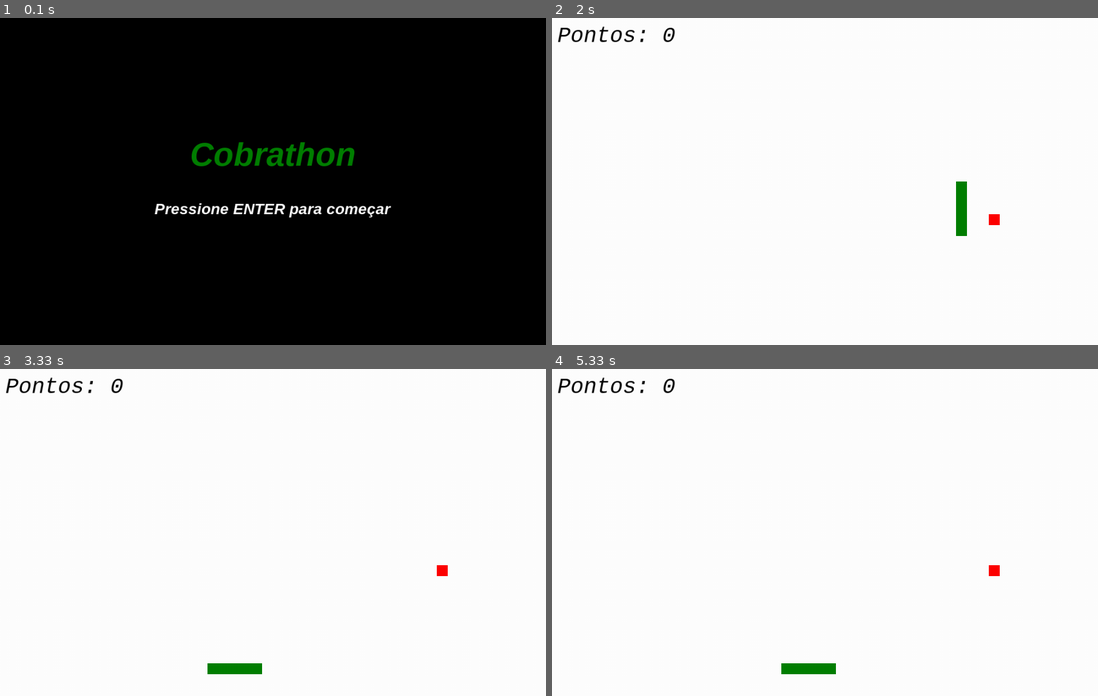
Above: before the commit, frames 1-4 (two rows, left to right).
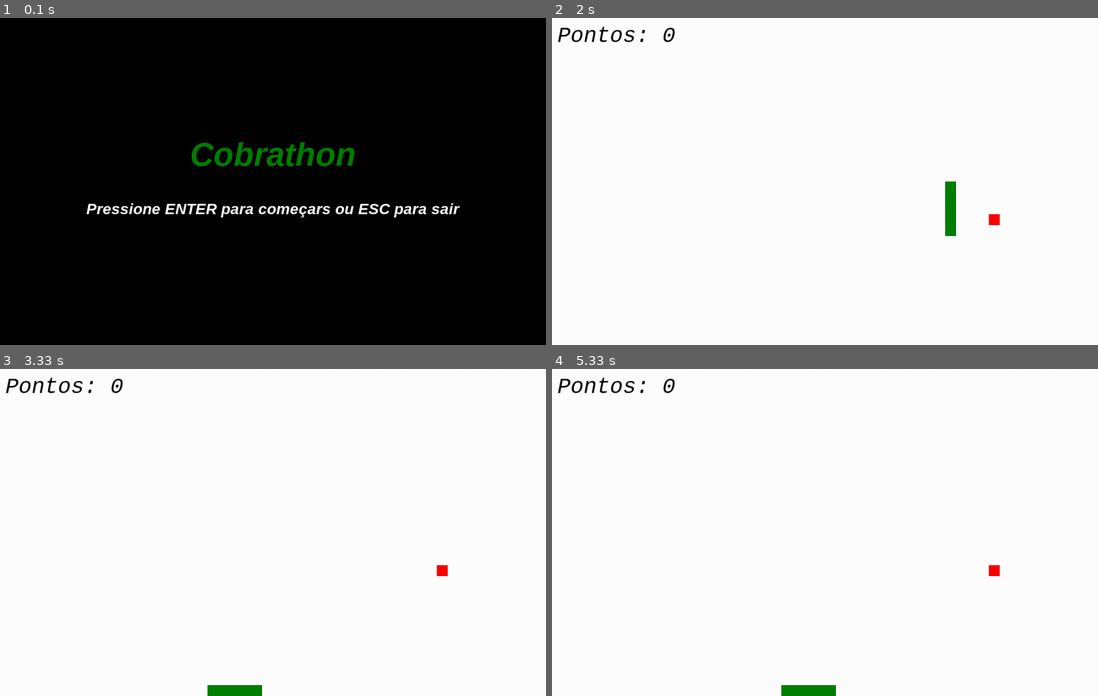
Above: after the commit, the same moments.

Repository: pereira-dc/projeto_pygamed
Game: pygame game, started from teste_cobra.py
The game is run twice, just before and just after one commit, with the same random seed, the same clock (stepped at 60 frames per second) and the same inputs.
Inputs:
- Up to frame 1 (0.1 s): no input
- Up to frame 2 (2 s): tap Enter at 0.33 s; hold W 0.67-1.2 s; hold Left 0.67-1.2 s; hold R 1.23-1.77 s; hold Left 1.23-1.77 s; tap S at 1.8 s
- Up to frame 3 (3.33 s): hold Left 2.13-2.67 s; hold Down 2.7-3 s; hold Left from 3.03 s (still down)
- Up to frame 4 (5.33 s): release Left at 3.43 s; hold Up 3.47-3.83 s; hold Right 3.87-4.5 s; hold Down 4.53-4.9 s; hold Left from 4.93 s (still down)

The runs differ from the first frame. In frame 1, 1.3% of the frame differs, in the area x 15-85%, y 56-62%; in frame 2, 0.7%; in frame 3, 0.7%; in frame 4, 0.7%.

Commit message:
Update teste_cobra.py
alterações de alonso + adição do uso da tecla esc

Diff:
--- a/teste_cobra.py
+++ b/teste_cobra.py
@@ -10,32 +10,47 @@
     fonte_instrucao = pygame.font.SysFont('Arial', 28, True, True)
 
     texto_titulo = fonte_titulo.render("Cobrathon", True, cores.verde)
-    texto_instrucao = fonte_instrucao.render("Pressione ENTER para começar", True, cores.branco)
+    texto_instrucao = fonte_instrucao.render("Pressione ENTER para começars ou ESC para sair", True, cores.branco)
 
     ret_titulo = texto_titulo.get_rect(center=(largura//2, altura//2 - 50))
     ret_instrucao = texto_instrucao.get_rect(center=(largura//2, altura//2 + 50))
 
     tela.blit(texto_titulo, ret_titulo)
     tela.blit(texto_instrucao, ret_instrucao)
-    pygame.display.update()
+    som_inicial = pygame.mixer.Sound('echoesofeternitymix.ogg')
+    som_inicial.play(-1)
+
+
+    pisca = 500
 
     esperando = True
     while esperando:
+        tela.fill(cores.preto)
+        tela.blit(texto_instrucao, ret_instrucao)
+
         for event in pygame.event.get():
             if event.type == QUIT:
+                som_inicial.stop()
                 pygame.quit()
                 sys.exit()
             elif event.type == KEYDOWN:
                 if event.key == K_RETURN:  # Enter para iniciar
+                    som_inicial.stop()
                     esperando = False
+
+        tempo = pygame.time.get_ticks()
+        if (tempo % (pisca * 2)) < pisca: # tempo % 1000 < pisca(500): Retorna a mensagem, caso contrário, some.
+            tela.blit(texto_titulo, ret_titulo) # Desenha a mensagem na tela
+        pygame.display.update()
 
 def gerar_comida():
     comida_x = random.randrange(0, largura - tam_quadrado, tam_quadrado)
     comida_y = random.randrange(0, altura - tam_quadrado, tam_quadrado)
     return comida_x, comida_y
 
+
 def draw_comida(tela, comida_x, comida_y):
-    pygame.draw.rect(tela, cores.vermelho, (comida_x, comida_y, tam_quadrado, tam_quadrado))
+        pygame.draw.rect(tela, cores.vermelho, (comida_x, comida_y, tam_quadrado, tam_quadrado))
 
 def draw_cobra(tela, pixels):
     for pixel in pixels:
@@ -63,20 +78,19 @@
     dir_x, dir_y = tam_quadrado, 0
     pixels = []
     comprimento = 5
+    lista_cobra = []
     comida_x, comida_y = gerar_comida()
     pontos = 0
-    return x_cobra, y_cobra, dir_x, dir_y, pixels, comprimento, comida_x, comida_y, pontos
+    return x_cobra, y_cobra, dir_x, dir_y, pixels, comprimento, lista_cobra, comida_x, comida_y, pontos
 
 def rodar_jogo():
     pygame.init()
     tela = pygame.display.set_mode((largura, altura))
     pygame.display.set_caption('Cobrathon')
     clock = pygame.time.Clock()
-    som_colisao = pygame.mixer.Sound('smw_fireball.wav')
+    som_colisao = pygame.mixer.Sound('smw_yoshi_swallow.wav')
     fps = 20
-
-    x_cobra, y_cobra, dir_x, dir_y, pixels, comprimento, comida_x, comida_y, pontos = reiniciar_jogo()
-
+    x_cobra, y_cobra, dir_x, dir_y, pixels, comprimento, lista_cobra, comida_x, comida_y, pontos = reiniciar_jogo()
     morreu = False
 
     tela_inicio(tela)
@@ -91,17 +105,28 @@
                 sys.exit()
             elif event.type == KEYDOWN:
                 if morreu and event.key == K_r:
-                    x_cobra, y_cobra, dir_x, dir_y, pixels, comprimento, comida_x, comida_y, pontos = reiniciar_jogo()
+                    x_cobra, y_cobra, dir_x, dir_y, pixels, comprimento,lista_cobra, comida_x, comida_y, pontos = reiniciar_jogo()
                     morreu = False
+                elif event.key == K_ESCAPE:
+                    pygame.quit()
+                    sys.exit()
                 else:
                     dir_x, dir_y = select_dir(event.key, dir_x, dir_y, tam_quadrado)
+
 
         if not morreu:
             x_cobra += dir_x
             y_cobra += dir_y
 
-            if x_cobra < 0 or x_cobra >= largura or y_cobra < 0 or y_cobra >= altura:
-                morreu = True
+            #Teletransporte da Cobra
+            if x_cobra >= largura:
+                x_cobra = 0
+            if x_cobra < 0:
+                x_cobra = largura - tam_quadrado
+            if y_cobra < 0:
+                y_cobra = altura - tam_quadrado
+            if y_cobra >= altura:
+                y_cobra = 0
 
             pixels.append([x_cobra, y_cobra])
             if len(pixels) > comprimento:
@@ -127,10 +152,20 @@
 
         else:
             tela.fill(cores.preto)
-            fonte = pygame.font.SysFont('Arial', 28, True, True)
-            texto = fonte.render("Game Over! Pressione R para reiniciar", True, cores.branco)
-            rect = texto.get_rect(center=(largura//2, altura//2))
-            tela.blit(texto, rect)
+            fonte_txt = pygame.font.SysFont('Arial', 28, True, True)
+            fonte_msg = pygame.font.SysFont('Arial', 16, True, True)
+            texto = f"Game Over! Você fez {pontos} ponto(s)"
+            txt_formatado = fonte_txt.render(texto, True, (cores.branco))
+            ret_txt = txt_formatado.get_rect(center=(largura//2, altura//2 - 50))
+            msg = "Pressione R para reiniciar ou ESC para sair"
+            msg_formatado = fonte_msg.render(msg, True, (cores.branco))
+            ret_msg = msg_formatado.get_rect(center=(largura//2, altura//2 + 50))
+
+            tempo = pygame.time.get_ticks() #retorna o tempo em milissegundos desde a inicialização do jogo
+            pisca = 500 # intervalo de tempo em 500 milissegundos
+            if (tempo % (pisca * 2)) < pisca: # tempo % 1000 < pisca(500): Retorna a mensagem, caso contrário, some.
+                tela.blit(msg_formatado, ret_msg) # Desenha a mensagem na tela
+            morreu = True
 
             for event in pygame.event.get():
                 if event.type == QUIT:
@@ -138,8 +173,14 @@
                     sys.exit()
                 elif event.type == KEYDOWN:
                     if event.key == K_r:
-                        x_cobra, y_cobra, dir_x, dir_y, pixels, comprimento, comida_x, comida_y, pontos = reiniciar_jogo()
+                        x_cobra, y_cobra, dir_x, dir_y, pixels, comprimento,lista_cobra, comida_x, comida_y, pontos = reiniciar_jogo()
                         morreu = False
+
+            ret_txt.center = largura//2, altura//2
+            tela.blit(txt_formatado, ret_txt)
+
+        if len(lista_cobra) > comprimento:
+            del lista_cobra[0]
 
         pygame.display.update()
 
